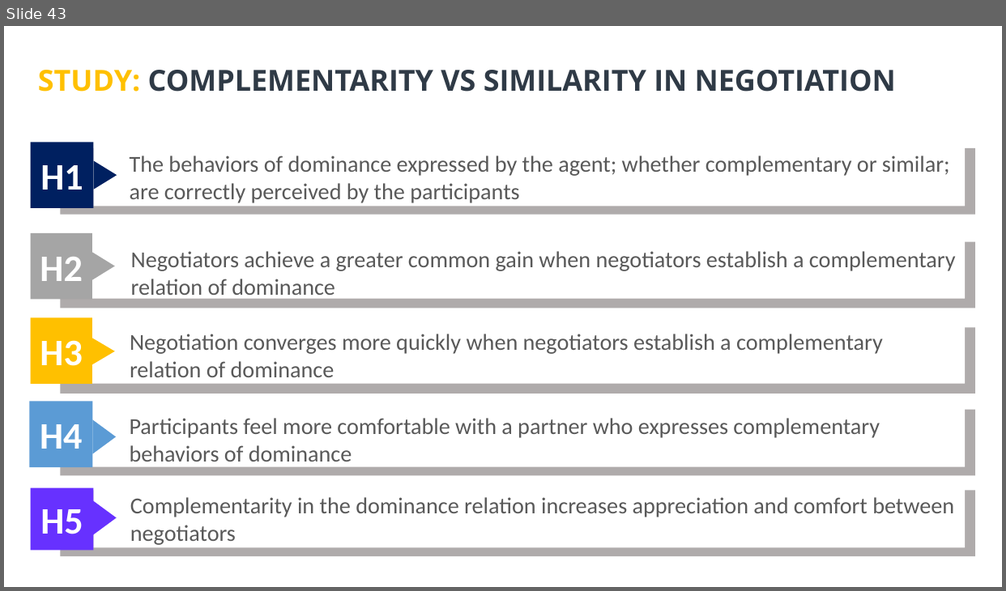
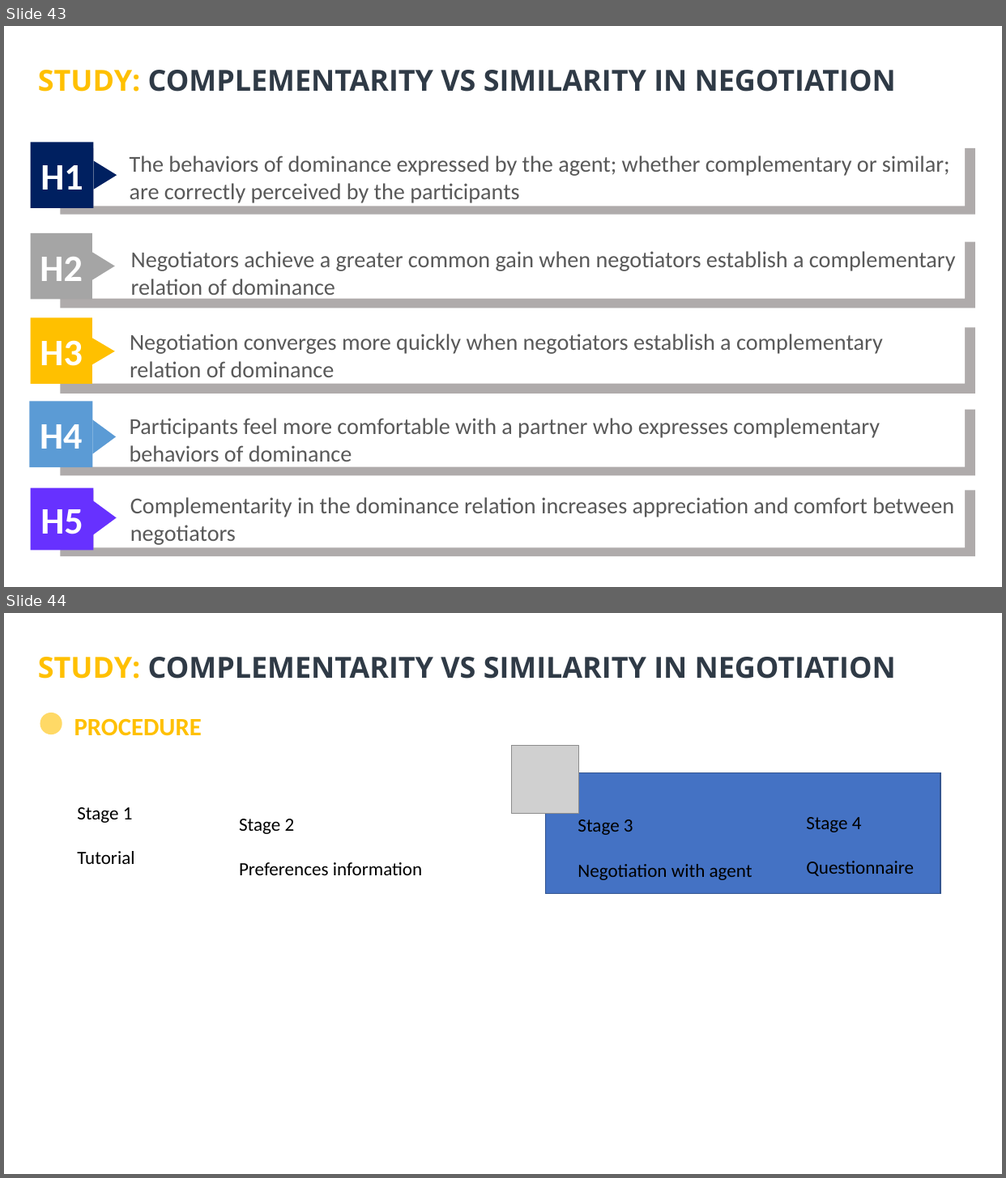
Before and after one commit to Olydia/Discolog, a slide deck: thesis_v2/presentation/thses.pptx. Shown one above the other, each under a label of ours: slide 43 before the commit, slides 43 and 44 after it. The pictures are 1006x591 and 1006x1178 pixels, drawn with LibreOffice and Linux fonts; fonts in the diff are those of the drawing; grey boxes stand for pictures. Boxes give left, top, right and bottom in pixels: in the first picture for what was removed or moved away, otherwise in the second. Text is boxed around its words. In the diff, an @@ line names an element or a change of style, - is before the commit and + after.

```diff
--- a/thesis_v2/presentation/thses.pptx
+++ b/thesis_v2/presentation/thses.pptx
@@ slide 44 added at (4, 613, 1002, 1174), background #FFFFFF @@
@@ title added at (38, 657, 896, 679), 28 pt, text #2F3A46, bold @@
+STUDY: COMPLEMENTARITY VS SIMILARITY IN NEGOTIATION
@@ ellipse added at (40, 713, 62, 735), fill #FFD966 @@
@@ text added at (74, 718, 202, 736), 24 pt, text #FFC000, bold @@
+PROCEDURE
@@ picture added at (512, 746, 579, 813) @@
@@ rectangle added at (545, 773, 940, 894), fill #4472C4, outline #325491 1 pt @@
@@ text added at (77, 807, 134, 864), 18 pt, text #000000 @@
+Stage 1
+Tutorial
@@ text added at (239, 819, 423, 875), 18 pt, text #000000 @@
+Stage 2
+Preferences information
@@ text added at (577, 820, 752, 880), 18 pt, text #000000 @@
+Stage 3
+Negotiation with agent
@@ text added at (806, 817, 914, 876), 18 pt, text #000000 @@
+Stage 4
+Questionnaire
```
Also in this commit, not shown: 4 slides changed, 1 other slide added, 1 slide removed.
